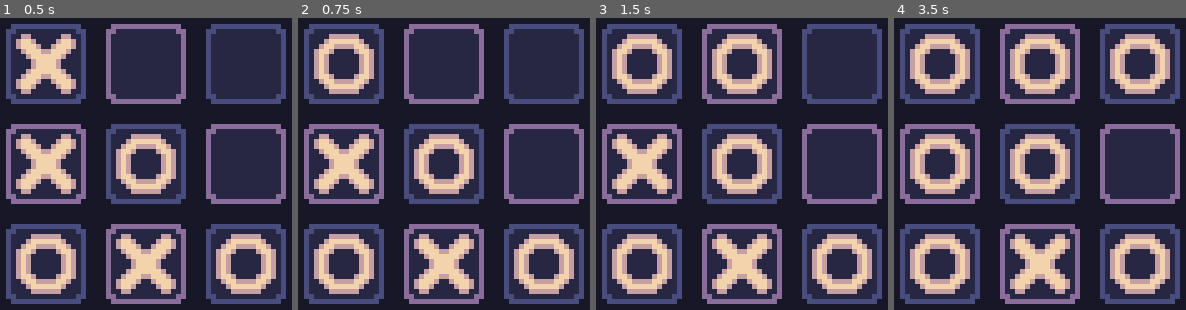
Above: before the commit, frames 1-4 (left to right).
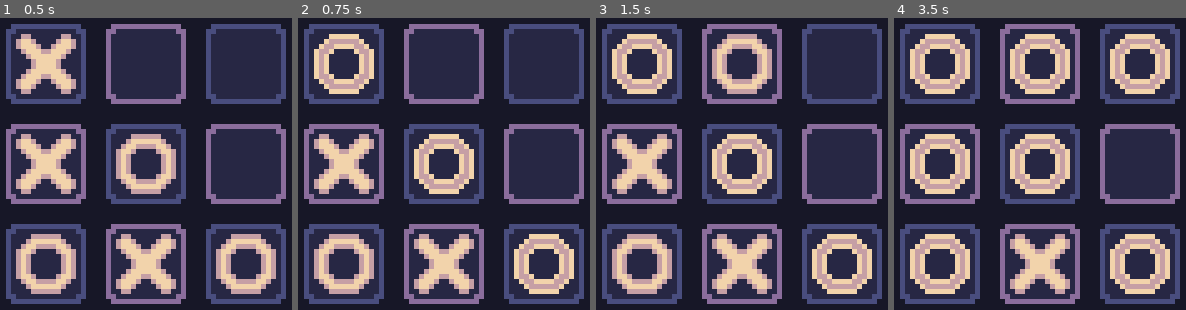
Above: after the commit, the same moments.

Repository: CasualShrub/TacTic
Game: Godot game, scene res://Scenes/DefaultScene.tscn
Two runs of this game, one before a commit and one after it. Both use one fixed random seed, a clock stepped at 60 frames per second and the inputs below.
Inputs (mouse positions are in pixels of both pictures, inside the frame that each line leads up to):
- Up to frame 1 (0.5 s): no input
- Up to frame 2 (0.75 s): tap Enter at 0.5 s; move the mouse to (344, 64) at 0.52 s; click (344, 64) at 0.6 s
- Up to frame 3 (1.5 s): move the mouse to (742, 64) at 1.27 s; click (742, 64) at 1.35 s
- Up to frame 4 (3.5 s): move the mouse to (1139, 64) at 2.02 s; click (1139, 64) at 2.1 s; move the mouse to (940, 164) at 2.77 s; click (940, 164) at 2.85 s

Frame 1 is identical in both runs. In frame 2, 7.7% of the frame differs, in the area x 5-95%, y 5-95%; in frame 3, 7.7%; in frame 4, 18%.

Commit message:
Added diagonal checking and tile animations on game end

Diff:
--- a/TacTic/Scripts/DefaultScene.gd
+++ b/TacTic/Scripts/DefaultScene.gd
@@ -6,6 +6,8 @@
 func _ready():
 	TileGrid.design_game_start()
 
+	TileGrid.connect("game_end_signal", Callable(self, 	"on_game_end"))
+
 	for i in TileGrid.tile_count:
 		var tile = get_node("TileGrid/Tile%d" % (i+1) )
 		tile.connect("shape_added",Callable(self,"on_shape_added"))
@@ -13,4 +15,5 @@
 func on_shape_added(shape):
 	TileGrid.evaluate_grid()
 
-	print("ADDED SHAPE " + shape)
+func on_game_end():
+	print("bruh")
--- a/TacTic/Scripts/Tile.gd
+++ b/TacTic/Scripts/Tile.gd
@@ -7,32 +7,38 @@
 var has_object = false
 var is_hovered = false
 
+@onready var BackgroundSprite = $BackgroundSprite
+@onready var ObjectSprite = $ObjectSprite
+
 signal shape_added(shape)
 
 func set_variant(value):
 	tile_type = value
-	$BackgroundSprite.play("variant%d" % tile_type)
+	BackgroundSprite.play("variant%d" % tile_type)
 
 func set_shape(value):
 	has_object = true;
 	shape_type = value
-	$ObjectSprite.play("%s" % shape_type)
+	ObjectSprite.play("%s" % shape_type)
 	emit_signal("shape_added", shape_type)
+
+func highlight_shape():
+	ObjectSprite.play("%s_win" % shape_type)
 
 func _on_Tile_input_event(_viewport, event, _shape_idx):
 	if is_hovered:
 		if (event.is_pressed()):
-			$BackgroundSprite.play("variant%d_clicked" % tile_type)
+			BackgroundSprite.play("variant%d_clicked" % tile_type)
 		elif (event is InputEventMouseButton && event.is_action_released("click")):
-			$BackgroundSprite.play("variant%d" % tile_type)
+			BackgroundSprite.play("variant%d" % tile_type)
 			set_shape("O")
 
 func _on_Tile_mouse_entered():
 	is_hovered = true
 	if !has_object:
-		$BackgroundSprite.play("variant%d_hovered" % tile_type)
+		BackgroundSprite.play("variant%d_hovered" % tile_type)
 
 func _on_Tile_mouse_exited():
 	is_hovered = false
 	if !has_object:
-		$BackgroundSprite.play("variant%d" % tile_type)
+		BackgroundSprite.play("variant%d" % tile_type)
--- a/TacTic/Scripts/TileGrid.gd
+++ b/TacTic/Scripts/TileGrid.gd
@@ -2,6 +2,9 @@
 
 var tile_count
 var tile_array = []
+var grid_size
+
+signal game_end_signal
 
 func logs_enabled():
 	return false
@@ -12,6 +15,7 @@
 			tile_array.append(child)
 
 	tile_count = tile_array.size()
+	grid_size = sqrt(tile_count)
 	design_tiles()
 	setup_tile_vectors()
 
@@ -28,41 +32,48 @@
 	tile_array[8].set_shape("O")
 
 func evaluate_grid():
-	#evaluate rows
-	var is_complete
-
-	for row in 3:
+	#build arrays for horizontal and vertical
+	for row in grid_size:
 		var horizontal = []
 		var vertical = []
-		for column in 3:
+		for column in grid_size:
 			horizontal.append(get_tile_by_vector(Vector2(column, row)))
 			vertical.append(get_tile_by_vector(Vector2(row, column)))
+		evaluate_line(horizontal)
+		evaluate_line(vertical)
 
-		var type = horizontal[0].shape_type
-		is_complete = true
+	#build arrays for both diagonals
+	var diagonal1 = []
+	diagonal1.append(tile_array[0])
+	diagonal1.append(tile_array[4])
+	diagonal1.append(tile_array[8])
+	var diagonal2 = []
+	diagonal2.append(tile_array[2])
+	diagonal2.append(tile_array[4])
+	diagonal2.append(tile_array[6])
 
-		for tile in horizontal:
-			if tile.shape_type != type:
-				is_complete = false
-				break
+	evaluate_line(diagonal1)
+	evaluate_line(diagonal2)
 
-		if is_complete:
-			game_end()
-			return
 
-		is_complete = true
-		type = vertical[0].shape_type
-		for tile in vertical:
-			if tile.shape_type != type:
-				is_complete = false
-				break
+func evaluate_line(tiles):
+	var is_complete = true
+	var type = tiles[0].shape_type
+	for tile in tiles:
+		if tile.shape_type != type:
+			is_complete = false
+			break
+	if is_complete:
+		game_end()
+		highlight_tiles_win(tiles)
 
-		if is_complete:
-			game_end()
-			return
+func highlight_tiles_win(tiles):
+	for tile in tiles:
+		tile.highlight_shape()
 
 func game_end():
-	print("GAME END!")
+	emit_signal("game_end_signal");
+
 
 func get_tile_by_vector(value):
 	for tile in tile_array:
@@ -74,5 +85,6 @@
 		var x = i % 3
 		var y = i / 3
 		tile_array[i].tile_id = Vector2(x, y)
-		if logs_enabled:
+
+		if logs_enabled():
 			print("Tile %d has coordinates (%d, %d)" % [i,x,y])
--- a/TacTic/SpriteFrames/Shape_SF.tres
+++ b/TacTic/SpriteFrames/Shape_SF.tres
@@ -6,7 +6,23 @@
 atlas = ExtResource("1")
 region = Rect2(16, 32, 16, 16)
 
+[sub_resource type="AtlasTexture" id="AtlasTexture_03hvq"]
+atlas = ExtResource("1")
+region = Rect2(80, 32, 16, 16)
+
+[sub_resource type="AtlasTexture" id="AtlasTexture_kdlbm"]
+atlas = ExtResource("1")
+region = Rect2(16, 32, 16, 16)
+
 [sub_resource type="AtlasTexture" id="2"]
+atlas = ExtResource("1")
+region = Rect2(32, 16, 16, 16)
+
+[sub_resource type="AtlasTexture" id="AtlasTexture_0bpay"]
+atlas = ExtResource("1")
+region = Rect2(96, 16, 16, 16)
+
+[sub_resource type="AtlasTexture" id="AtlasTexture_sbcb7"]
 atlas = ExtResource("1")
 region = Rect2(32, 16, 16, 16)
 
@@ -16,20 +32,42 @@
 "duration": 1.0,
 "texture": SubResource("1")
 }],
+"loop": false,
+"name": &"O",
+"speed": 5.0
+}, {
+"frames": [{
+"duration": 1.0,
+"texture": SubResource("AtlasTexture_03hvq")
+}, {
+"duration": 1.0,
+"texture": SubResource("AtlasTexture_kdlbm")
+}],
 "loop": true,
-"name": &"O",
+"name": &"O_win",
 "speed": 5.0
 }, {
 "frames": [{
 "duration": 1.0,
 "texture": SubResource("2")
 }],
-"loop": true,
+"loop": false,
 "name": &"X",
 "speed": 5.0
 }, {
+"frames": [{
+"duration": 1.0,
+"texture": SubResource("AtlasTexture_0bpay")
+}, {
+"duration": 1.0,
+"texture": SubResource("AtlasTexture_sbcb7")
+}],
+"loop": true,
+"name": &"X_win",
+"speed": 5.0
+}, {
 "frames": [],
-"loop": true,
+"loop": false,
 "name": &"empty",
-"speed": 5.0
+"speed": 0.0
 }]
Not shown: 1 places in TacTic/SpriteFrames/Shape_SF.tres that only renumber resources
